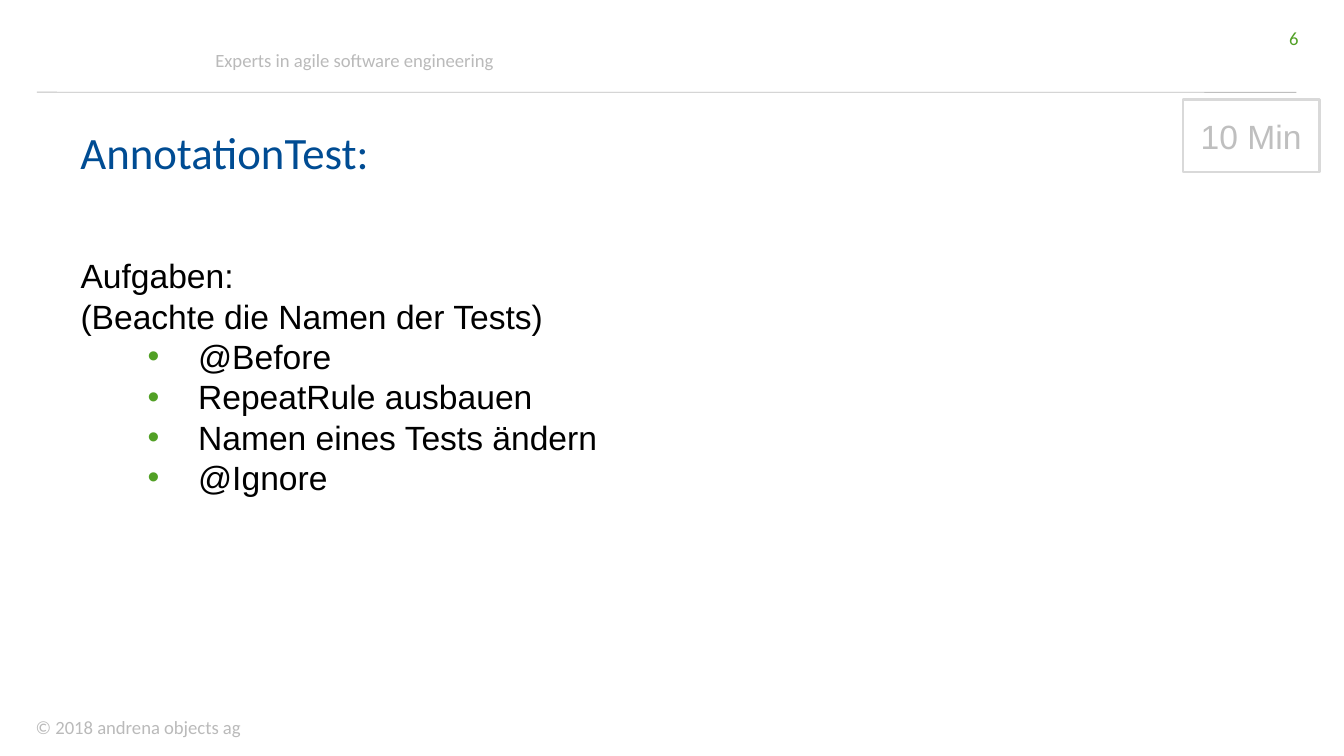
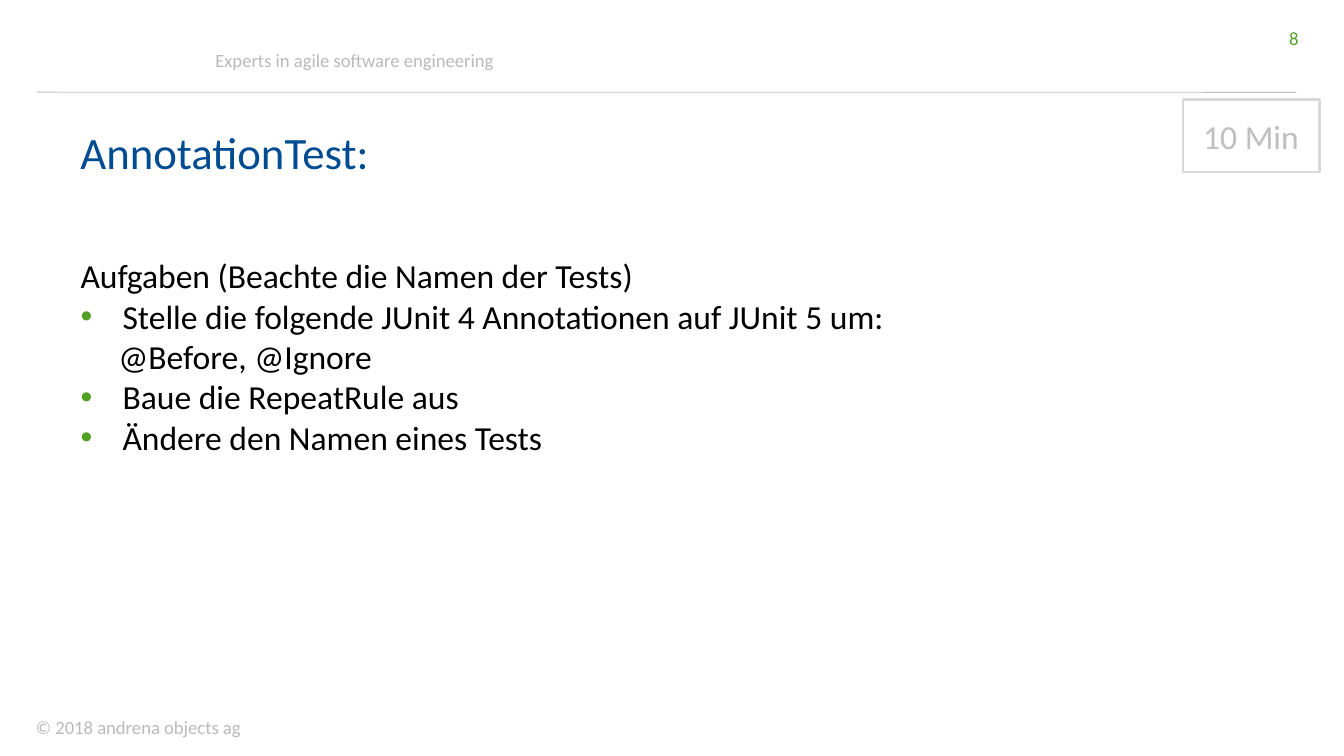
Before and after one commit to andrena/junit5-workshop-et-ka-2018, a slide deck: slide 8 of files/Folien.pptx (slide 6 before the commit). Drawn at 1344x756 pixels with LibreOffice and Linux fonts; fonts in the diff are those of the drawing; background and template pictures are left out. Boxes give left, top, right and bottom in pixels: in the first picture for what was removed or moved away, otherwise in the second. Text is boxed around its words. In the diff, an @@ line names an element or a change of style, - is before the commit and + after.

```diff
--- a/files/Folien.pptx
+++ b/files/Folien.pptx
@@ page number at [1289, 32, 1298, 45]: text changed @@
-6
+8
@@ rectangle "10 Min" at [1183, 99, 1320, 172]: font Arial to Calibri; fill #FFFFFF to none @@
@@ text at [81, 263, 883, 451]: text changed; font Arial to Calibri @@
-Aufgaben:
-(Beachte die Namen der Tests)
-  • @Before
-  • RepeatRule ausbauen
-  • Namen eines Tests ändern
-  • @Ignore
+Aufgaben (Beachte die Namen der Tests)
+• Stelle die folgende JUnit 4 Annotationen auf JUnit 5 um:
+@Before, @Ignore
+• Baue die RepeatRule aus
+• Ändere den Namen eines Tests
```
Also in this commit, not shown: 27 other slides changed, 5 slides added, 1 slide removed.
